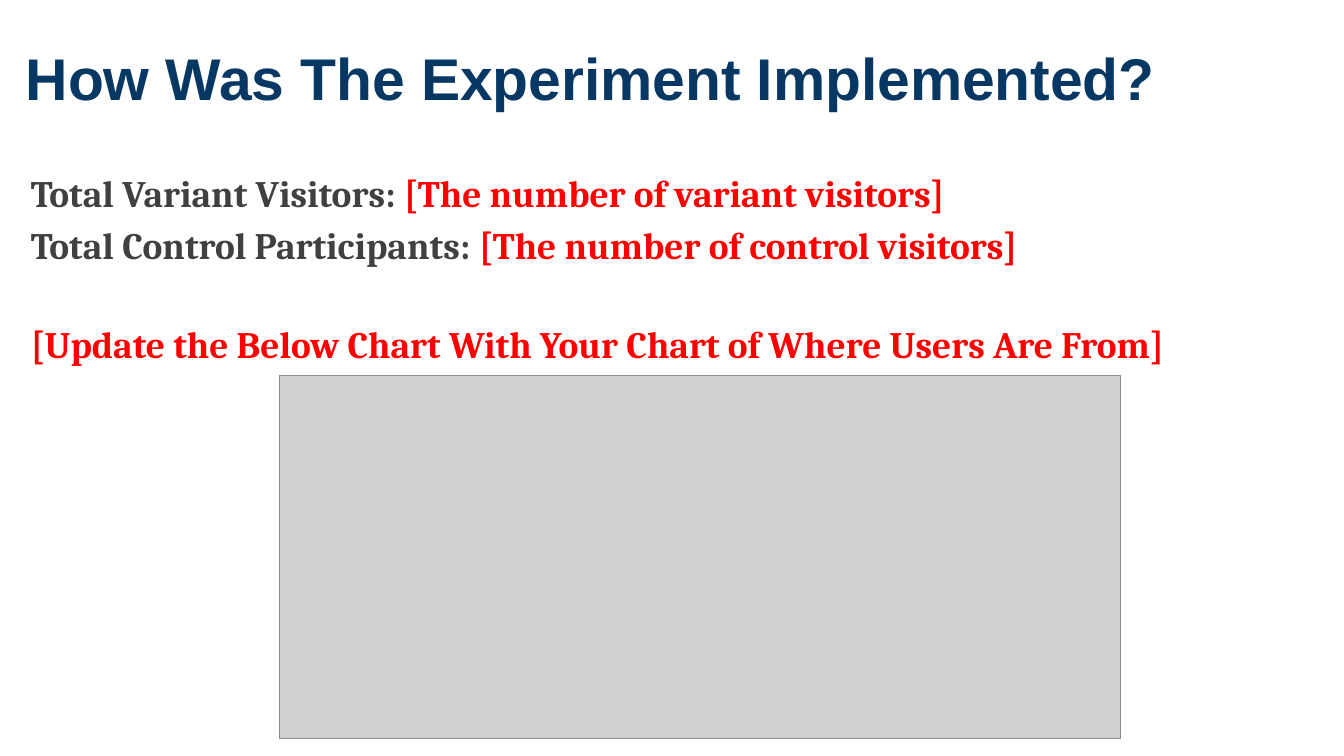
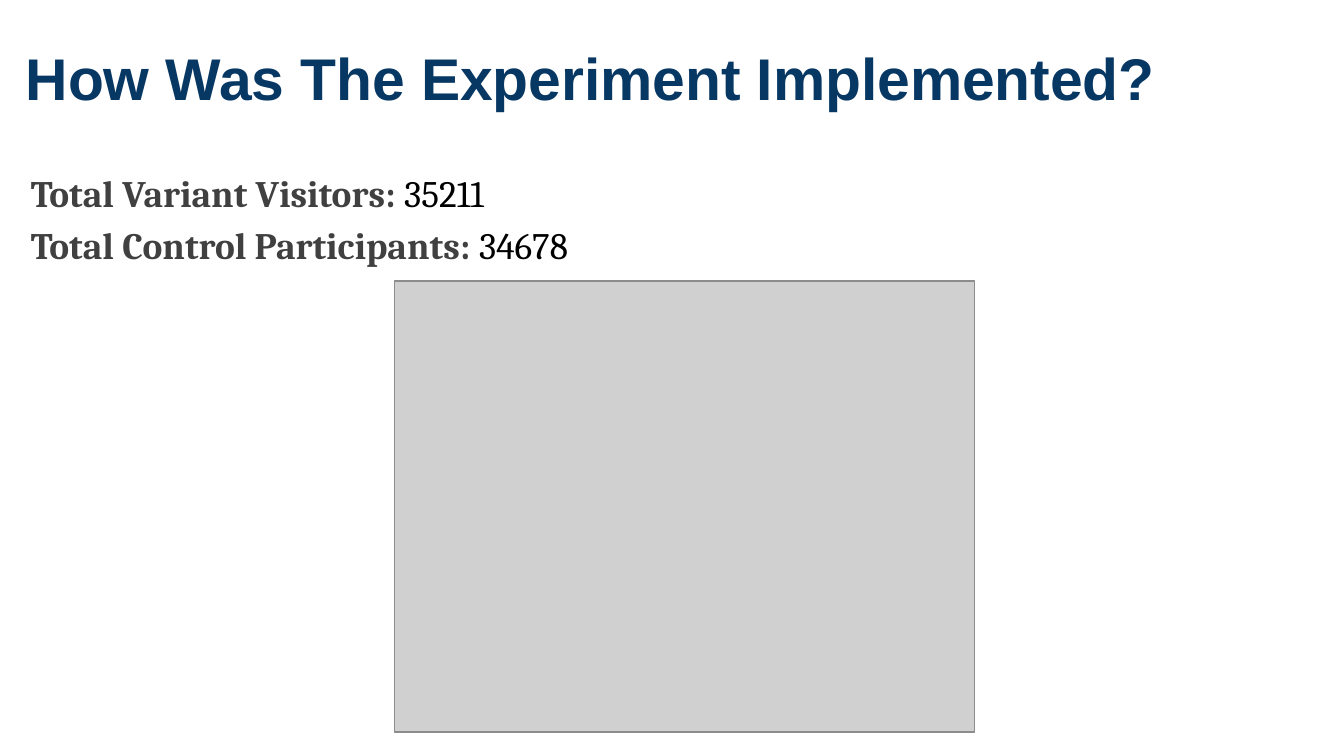
Before and after one commit to birbarino/Python-Projects, a slide deck: slide 2 of intro-to-ds/ab-testing/analyze-a_b-test-results.pptx (slide 3 before the commit). Drawn at 1344x756 pixels with LibreOffice and Linux fonts; fonts in the diff are those of the drawing; grey boxes stand for pictures. Boxes give left, top, right and bottom in pixels: in the first picture for what was removed or moved away, otherwise in the second. Text is boxed around its words. In the diff, an @@ line names an element or a change of style, - is before the commit and + after.

```diff
--- a/intro-to-ds/ab-testing/analyze-a_b-test-results.pptx
+++ b/intro-to-ds/ab-testing/analyze-a_b-test-results.pptx
@@ text at box(31, 181, 568, 267): text changed; text colour #FF0000 to #404040 @@
-Total Variant Visitors: [The number of variant visitors]
-Total Control Participants: [The number of control visitors]
-[Update the Below Chart With Your Chart of Where Users Are From]
+Total Variant Visitors: 35211
+Total Control Participants: 34678
@@ picture: place and size @@
-picture at box(280, 376, 1121, 739)
+picture at box(394, 281, 974, 731)
```
Also in this commit, not shown: 3 other slides changed, 1 slide removed, 2 other files.
